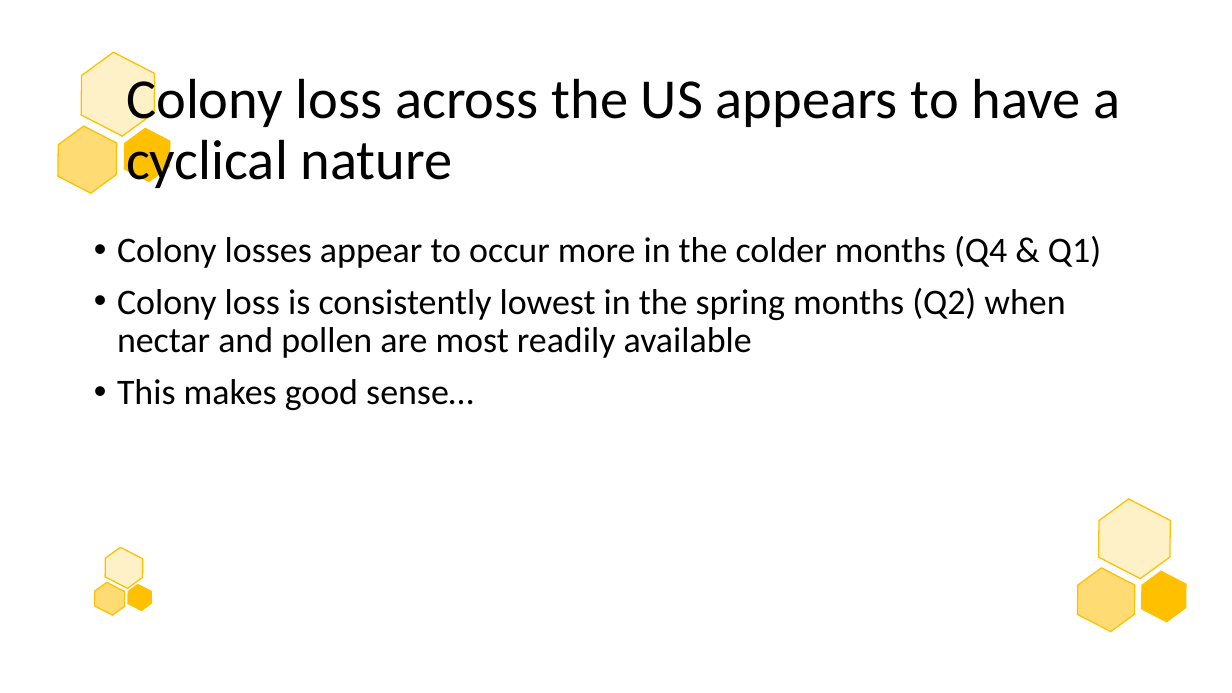
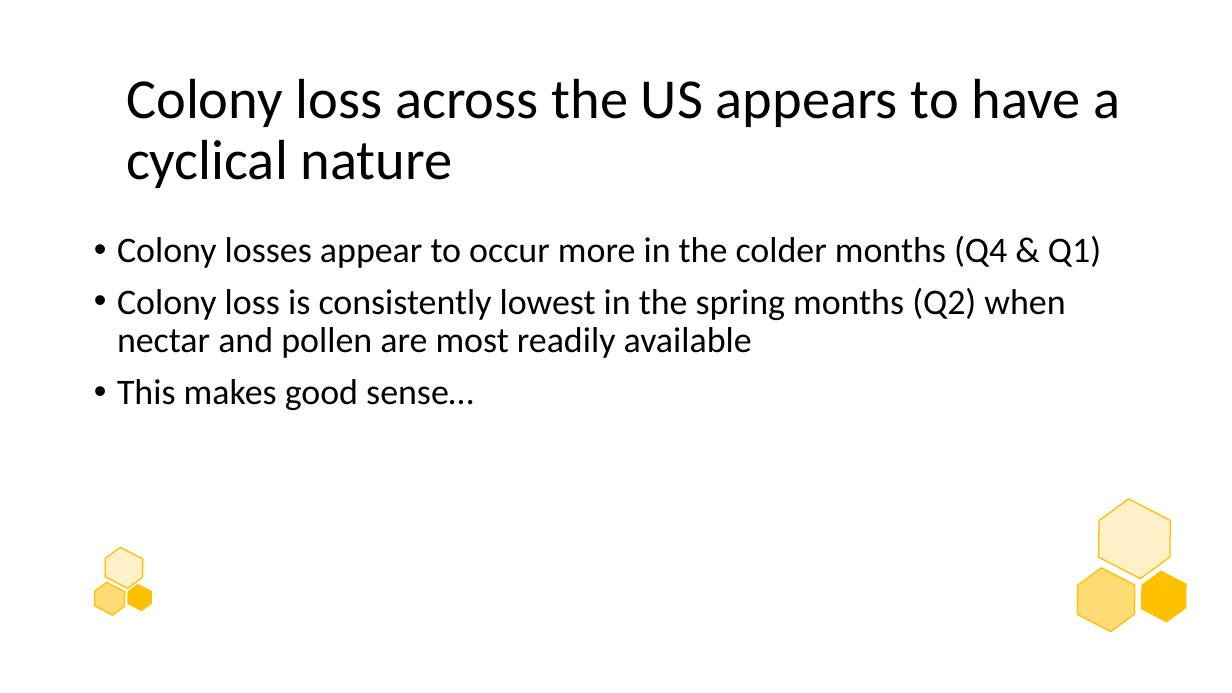
Before and after one commit to mb3005/Bee-Colony-Losses, a slide deck: slide 7 of Presentation.pptx (slide 4 before the commit). Drawn at 1232x693 pixels with LibreOffice and Linux fonts; fonts in the diff are those of the drawing. Boxes give left, top, right and bottom in pixels: in the first picture for what was removed or moved away, otherwise in the second. Text is boxed around its words. In the diff, an @@ line names an element or a change of style, - is before the commit and + after.

```diff
--- a/Presentation.pptx
+++ b/Presentation.pptx
@@ hexagon removed at <box>65,44,170,144</box> @@
@@ hexagon removed at <box>45,119,129,199</box> @@
@@ hexagon removed at <box>114,123,179,186</box> @@
```
Also in this commit, not shown: 2 other slides changed, 4 slides added, 1 slide removed, 1 other file.
